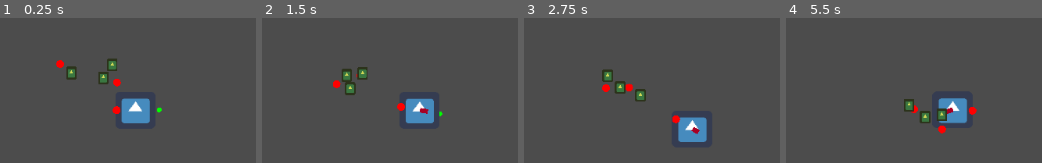
Above: before the commit, frames 1-4 (left to right).
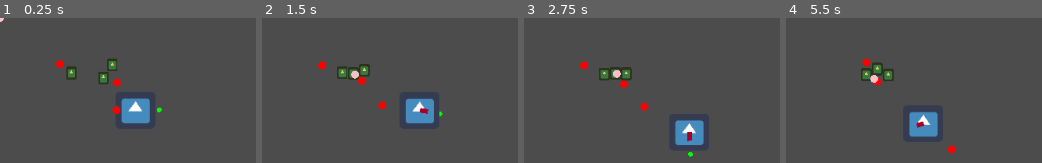
Above: after the commit, the same moments.

Repository: Cartogy/GWJ24
Game: Godot game, scene res://Scenes/test.tscn
Two runs of this game, one before a commit and one after it. Both use one fixed random seed, a clock stepped at 60 frames per second and the inputs below. The project has no main scene, so this scene is started directly. The engine's default icon, where the game draws it, is replaced by a stand-in: a white triangle on a blue panel in a dark square.
Inputs (mouse positions are in pixels of both pictures, inside the frame that each line leads up to):
- Up to frame 1 (0.25 s): no input
- Up to frame 2 (1.5 s): move the mouse to (outside the picture) at 0.52 s; hold Right (ui_right) 0.53-1.28 s; hold T (chick_cmd) 0.53-1.28 s; tap G (duck_cmd) at 0.8, 1.35 s; move the mouse to (outside the picture) at 1.27 s; hold Down (ui_down) from 1.28 s (still down)
- Up to frame 3 (2.75 s): tap T (chick_cmd) at 1.55 s; move the mouse to (outside the picture) at 2.02 s; release Down (ui_down) at 2.03 s; hold Right (ui_right) from 2.03 s (still down); hold T (chick_cmd) from 2.03 s (still down); tap G (duck_cmd) at 2.3 s
- Up to frame 4 (5.5 s): move the mouse to (outside the picture) at 2.77 s; release Right (ui_right) at 2.78 s; release T (chick_cmd) at 2.78 s; hold Up (ui_up) 2.78-3.53 s; tap G (duck_cmd) at 2.85, 3.8, 5.3 s; tap T (chick_cmd) at 3.05, 4.55 s; move the mouse to (outside the picture) at 3.52 s; hold M (follow_cmd) 3.53-4.28 s; hold Left (ui_left) 3.53-5.03 s; move the mouse to (outside the picture) at 4.27 s; click (outside the picture) at 4.35 s; move the mouse to (outside the picture) at 5.02 s; hold Down (ui_down) from 5.03 s (still down); hold H (stay_cmd) from 5.03 s (still down)

The runs differ from the first frame. In frame 1, less than 0.1% of the frame differs, in the area x 0-2%, y 0-3%; in frame 2, 2.1%; in frame 3, 4.0%; in frame 4, 6.2%, in the area x 29-75%, y 27-94%.

Commit message:
Implemented Chick control. Needs improvement due to movement being rough

Diff:
--- a/Scenes/Chick/Chick.tscn
+++ b/Scenes/Chick/Chick.tscn
@@ -1,10 +1,11 @@
-[gd_scene load_steps=8 format=2]
+[gd_scene load_steps=9 format=2]
 
 [ext_resource path="res://icon.png" type="Texture" id=1]
 [ext_resource path="res://Scenes/Chick/follow.gd" type="Script" id=2]
 [ext_resource path="res://Scenes/Chick/chick.gd" type="Script" id=3]
 [ext_resource path="res://Scenes/StateMachine/state_machine.gd" type="Script" id=4]
 [ext_resource path="res://Scenes/Chick/stay_state.gd" type="Script" id=5]
+[ext_resource path="res://Scenes/Chick/flock_state.gd" type="Script" id=6]
 
 [sub_resource type="RectangleShape2D" id=1]
 extents = Vector2( 6.96775, 8.3037 )
@@ -38,6 +39,10 @@
 script = ExtResource( 5 )
 NAME = "Stay"
 
+[node name="Flock" type="Node" parent="StateMachine"]
+script = ExtResource( 6 )
+NAME = "Flock"
+
 [node name="Area2D" type="Area2D" parent="."]
 
 [node name="CollisionShape2D" type="CollisionShape2D" parent="Area2D"]
--- a/Scenes/Chick/chick.gd
+++ b/Scenes/Chick/chick.gd
@@ -3,14 +3,15 @@
 
 export (NodePath) var duck_path
 var lead	# the entity that it will follow
-var goal_point	# horde behaviour
+onready var goal_point = Vector2.ZERO	# horde behaviour
 var gap
+
+var MAX_DISTANCE = 10
+var speed = 2
 
 var circle_point = Vector2()
 
 var direction
-
-var speed = 10
 
 func _ready():
 	pass
@@ -41,6 +42,7 @@
 
 func _draw():
 	draw_circle(circle_point, 5, Color.red)
+	draw_circle(goal_point - position, 5, Color.pink)
 
 func change_state(state):
 	$StateMachine.change_state(state)
--- /dev/null
+++ b/Scenes/Chick/flock_state.gd
@@ -0,0 +1,33 @@
+extends "../StateMachine/state.gd"
+
+onready var chick = get_owner()
+
+var velocity = Vector2.ZERO
+
+func enter():
+	pass
+
+func exit():
+	pass
+
+func update(delta):
+	if chick.goal_point != null:
+		velocity = to_goal(chick.get_global_position(), chick.goal_point, chick.MAX_DISTANCE, chick.speed)
+
+	chick.move_and_slide(velocity)
+
+func input_handler():
+	pass
+
+func to_goal(cur_pos, goal_pos, MAX_DISTANCE, speed) -> Vector2:
+	var v = (goal_pos - cur_pos)
+
+	var dir_v
+	# Move towards goal if far away
+	if v.length() > MAX_DISTANCE:
+		v = v.normalized()
+		dir_v = v * speed
+	else:
+		dir_v = Vector2.ZERO
+
+	return dir_v
--- a/Scenes/FlockManager/FlockManager.tscn
+++ b/Scenes/FlockManager/FlockManager.tscn
@@ -4,4 +4,3 @@
 
 [node name="FlockManager" type="Node"]
 script = ExtResource( 1 )
-[connection signal="update_flock_center" from="." to="." method="_on_FlockManager_update_flock_center"]
--- a/Scenes/FlockManager/flock_manager.gd
+++ b/Scenes/FlockManager/flock_manager.gd
@@ -1,11 +1,11 @@
 extends Node
-
-signal update_flock_center(dir, spd)
 
 export (int) var gap_per_chick
 export (float) var speed_chick
 export (NodePath) var main_duck_path
 var main_duck
+
+signal update_flock_center
 
 var chicks = []
 
@@ -50,6 +50,27 @@
 	for chick in chicks:
 		chick.goal_point = new_goal
 
-func _on_FlockManager_update_flock_center(dir, spd):
-	average_flock_center += dir * spd
+func calculate_average_center():
+	var total_chicks = 0
+	var sum = Vector2.ZERO
+	for chick in chicks:
+		sum += chick.get_global_position()
+		total_chicks += 1
+
+	var avg_pos = sum / total_chicks
+	average_flock_center = avg_pos
+
+
+
+func _on_ChickHordeMovement_update_flock_center(dir, spd):
+	average_flock_center += dir.normalized() * spd
+	print(average_flock_center)
 	update_goals(average_flock_center)
+
+
+func _on_ChickHordeMovement_calculate_flock_center_average():
+	calculate_average_center()
+
+
+func _on_PlayerController_change_flock_state(state):
+	change_chick_state(state)
--- a/Scenes/PlayerController/chick_controller.gd
+++ b/Scenes/PlayerController/chick_controller.gd
@@ -1,34 +1,39 @@
 extends "../StateMachine/state.gd"
 
+signal update_flock_center(dir, spd)
+signal calculate_flock_center_average()
+
 var player
-
 var dir_v = Vector2.ZERO
 
 func _ready():
 	player = get_owner()
 
 func enter():
-	pass
+	print("CHick COntrol")
+	emit_signal("calculate_flock_center_average")
 
 func exit():
 	pass
 
 func update(delta):
+	pass
+
+func input_handler():
+
+	dir_v = get_input()
 	if dir_v != Vector2.ZERO:
 		emit_signal("update_flock_center", dir_v, player.speed)
-
-func input_handler():
-	dir_v = get_input().normalized()
 
 func get_input() -> Vector2:
 	var velocity = Vector2.ZERO
 	if Input.is_action_pressed("ui_down"):
-		velocity += Vector2.DOWN
+		velocity += Vector2(0,1)
 	if Input.is_action_pressed("ui_up"):
-		velocity += Vector2.UP
+		velocity += Vector2(0,-1)
 	if Input.is_action_pressed("ui_right"):
-		velocity += Vector2.RIGHT
+		velocity += Vector2(1,0)
 	if Input.is_action_pressed("ui_left"):
-		velocity += Vector2.LEFT
+		velocity += Vector2(-1,0)
 
 	return velocity
--- a/Scenes/PlayerController/player_controller.gd
+++ b/Scenes/PlayerController/player_controller.gd
@@ -2,11 +2,19 @@
 
 export (float) var speed
 
+signal change_flock_state(state)
+
+var cur_state = ""
+
 func get_input():
-	if Input.is_action_pressed("duck_cmd"):
+	if Input.is_action_pressed("duck_cmd") && cur_state != "DuckController": 	#G
 		$StateMachine.change_state("DuckController")
-	elif Input.is_action_pressed("chick_cmd"):
+		emit_signal("change_flock_state", "Stay")
+		cur_state = "DuckController"
+	elif Input.is_action_pressed("chick_cmd") && cur_state != "ChickController":		#T
 		$StateMachine.change_state("ChickController")
+		emit_signal("change_flock_state", "Flock")
+		cur_state = "ChickController"
 
 func _physics_process(delta):
 	get_input()
--- a/Scenes/test.tscn
+++ b/Scenes/test.tscn
@@ -31,7 +31,10 @@
 [node name="Chick3" parent="FlockManager" instance=ExtResource( 1 )]
 position = Vector2( 141.226, 53.374 )
 duck_path = NodePath("../Duck")
+[connection signal="change_flock_state" from="PlayerController" to="FlockManager" method="_on_PlayerController_change_flock_state"]
 [connection signal="give_desired_direction" from="PlayerController/StateMachine/DuckMovement" to="Duck" method="_on_DuckMovement_give_desired_direction"]
+[connection signal="calculate_flock_center_average" from="PlayerController/StateMachine/ChickHordeMovement" to="FlockManager" method="_on_ChickHordeMovement_calculate_flock_center_average"]
+[connection signal="update_flock_center" from="PlayerController/StateMachine/ChickHordeMovement" to="FlockManager" method="_on_ChickHordeMovement_update_flock_center"]
 
 [editable path="PlayerController"]
 
